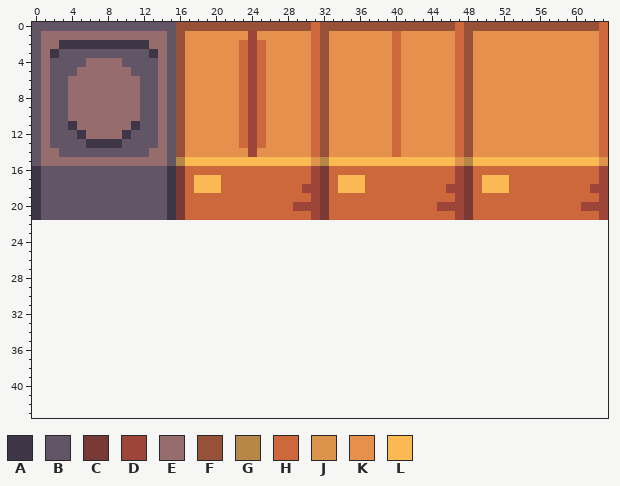
One commit to this pixel-art file: assets/images/level/walls.aseprite. That is the earlier state.
64x22 pixels, 1 frame. The old version is drawn lined up with the new one, on the new canvas.
Palette (. is transparent): A #3e3546  B #625565  C #793a36  D #9e4539  E #966c6c  F #985139  G #b78748  H #cd683d  J #dc934b  K #e6904e  L #fbb954
Pixels before (only the part around the change), first column x 0:
19 ABBBBBBBBBBBBBBACHHHHHHHHHHHHHHDCHHHHHHHHHHHHHHDCHHHHHHHHHHHHHHD
20 ABBBBBBBBBBBBBBACHHHHHHHHHHHHDDDCHHHHHHHHHHHHDDDCHHHHHHHHHHHHDDD
21 ABBBBBBBBBBBBBBACHHHHHHHHHHHHHHDCHHHHHHHHHHHHHHDCHHHHHHHHHHHHHHD
22 ................................................................
23 ................................................................
24 ................................................................
25 ................................................................
26 ................................................................
27 ................................................................
28 ................................................................
29 ................................................................
30 ................................................................
31 ................................................................
32 ................................................................
33 ................................................................
34 ................................................................
35 ................................................................
36 ................................................................
37 ................................................................
38 ................................................................
39 ................................................................
40 ................................................................
41 ................................................................
42 ................................................................
43 ................................................................
The result:
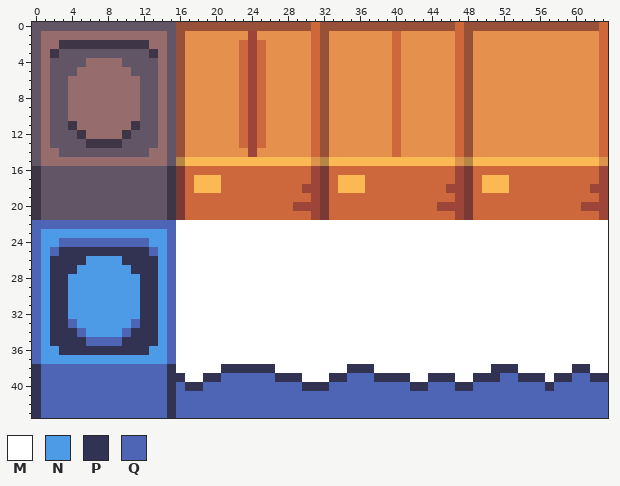
Colours new in this view: M #ffffff  N #4d9be6  P #323353  Q #4d65b4
Commit: testing some more wall tiles
From old to new:
canvas 64x22 -> 64x44
The edit adds colour M in rows 22 to 37 at x 16 to 63; in row 38 at x 16 to 20, 27 to 34, 38 to 50, 54 to 59 and 62 to 63; in row 39 at x 17 to 18, 30 to 32, 42 to 43, 47 to 48 and 57.
The edit adds colour N in row 23 at x 1 to 14; in row 24 at x 1 to 2 and 13 to 14; in row 25 at x 1 and 14; in row 26 at x 1, 6 to 9 and 14; in row 27 at x 1, 5 to 10 and 14; in rows 28 to 32 at x 1, 4 to 11 and 14.
The edit adds colour N in row 33 at x 1, 5 to 10 and 14; in row 34 at x 1, 6 to 9 and 14; in row 35 at x 1 and 14; in row 36 at x 1 to 2 and 13 to 14; in row 37 at x 1 to 14.
The edit adds colour P in row 25 at x 3 to 12; in row 26 at x 2 to 5 and 10 to 13; in row 27 at x 2 to 4 and 11 to 13; in rows 28 to 33 at x 2 to 3 and 12 to 13; in row 34 at x 2 to 4 and 11 to 13; in row 35 at x 2 to 5 and 10 to 13.
The edit adds colour P in row 36 at x 3 to 12; in row 38 at x 0, 15, 21 to 26, 35 to 37, 51 to 53 and 60 to 61; in row 39 at x 0, 15 to 16, 19 to 20, 27 to 29, 33 to 34, 38 to 41, 44 to 46, 49 to 51, 54 to 56, 58 to 59 and 62 to 63; in row 40 at x 0, 15, 17 to 18, 30 to 32, 42 to 43, 47 to 48 and 57; in rows 41 to 43 at x 0 and 15.
The edit adds colour Q in row 22 at x 0 to 15; in row 23 at x 0 and 15; in row 24 at x 0, 3 to 12 and 15; in row 25 at x 0, 2, 13 and 15; in rows 26 to 32 at x 0 and 15; in row 33 at x 0, 4, 11 and 15.
The edit adds colour Q in row 34 at x 0, 5, 10 and 15; in row 35 at x 0, 6 to 9 and 15; in rows 36 to 37 at x 0 and 15; in row 38 at x 1 to 14; in row 39 at x 1 to 14, 21 to 26, 35 to 37, 52 to 53 and 60 to 61; in row 40 at x 1 to 14, 16, 19 to 29, 33 to 41, 44 to 46, 49 to 56 and 58 to 63.
The edit adds colour Q in rows 41 to 43 at x 1 to 14 and 16 to 63.
Changed places in both pictures, as pixel boxes (x1, y1, x2, y2):
added: (32, 220, 608, 418)
